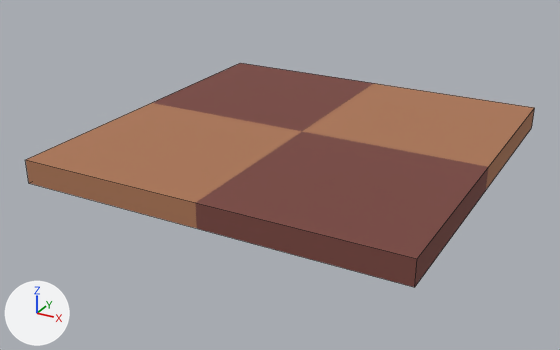
Two versions of the Blender file art/blender/tile.blend, one commit apart.
Both versions are drawn from a camera (50 mm lens) standing at (1.42, -2.77, 1.21) and looking at (-0.06, -0.09, -0.13). Lighting does not change. The marker at lower left points along +X, +Y and +Z. Mesh edges are drawn as thin lines.
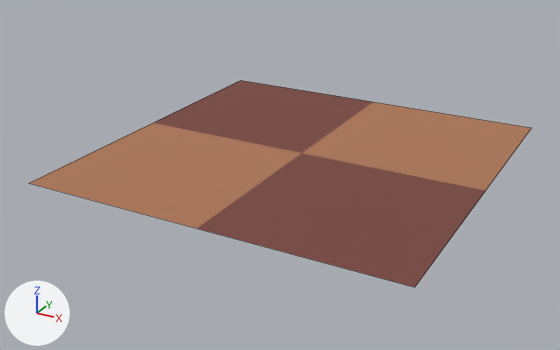
The newer file is also turned or shifted as a whole; pictures and numbers use the older file's frame.

Where the change shows, as pixel boxes [x1, y1, x2, y2] in the pictures (560 x 350 px):
'Cube', reshaped (8% shorter)
    before: [25, 63, 534, 287]
    after: [30, 80, 531, 287]

What changed in the scene script:
```text
Change me_cube_001:
    used by ob_cube; location = (0.0, 0.0, 0.0)
    verts and faces of me_cube_001; kept vertices keep their numbers, new ones are numbered from 8
    before: 0 (-0.8, -0.8, -0.05) at pixel (28, 183), 1 (-0.8, -0.8, 0.05) at pixel (25, 159), 2 (-0.8, 0.8, -0.05), 3 (-0.8, 0.8, 0.05) at pixel (240, 62), 4 (0.8, -0.8, -0.05) at pixel (414, 287)
    before: 5 (0.8, -0.8, 0.05) at pixel (417, 258), 6 (0.8, 0.8, -0.05) at pixel (531, 127), 7 (0.8, 0.8, 0.05) at pixel (534, 107)
    remove me_cube_001.from_pydata(...)  # 8 vertices, 6 faces; spans x -0.8..0.8, y -0.8..0.8, z -0.05..0.05
    add me_cube_001.from_pydata(...)  # 4 vertices, 1 face; spans x -0.8..0.8, y -0.8..0.8, z -0.05
    me_cube_001 part 1
    add delete_vertices([1, 3, 5, 7])  # with the faces that use them
    add delete_faces([(0, 2, 6, 4)])
    add faces += [(0, 4, 6, 2)]
```
